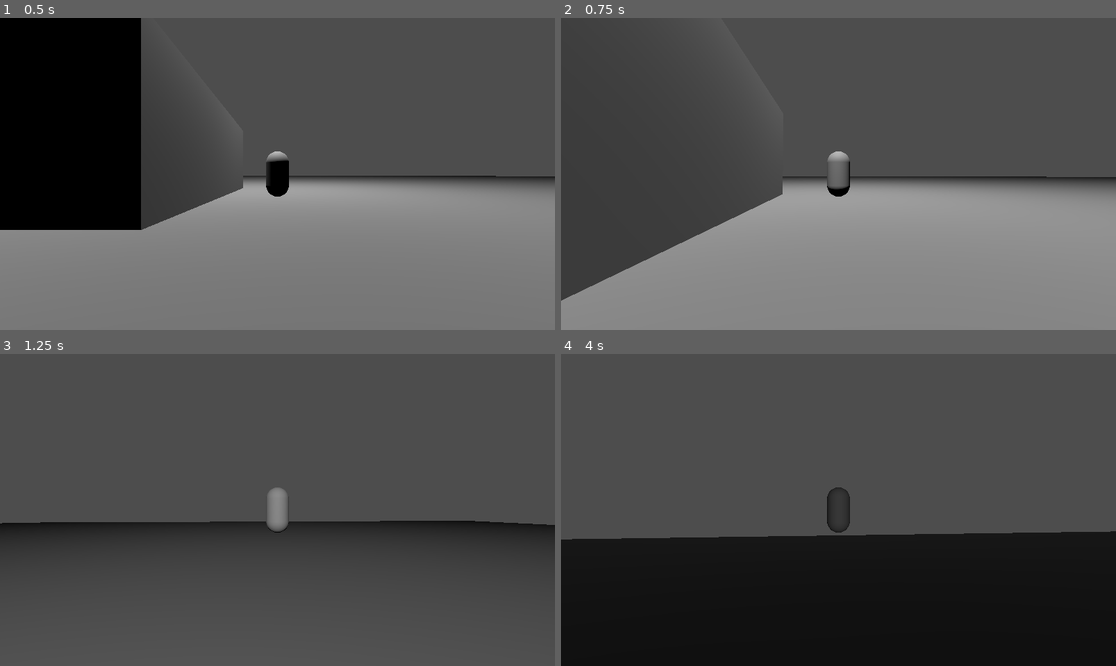
Above: before the commit, frames 1-4 (two rows, left to right).
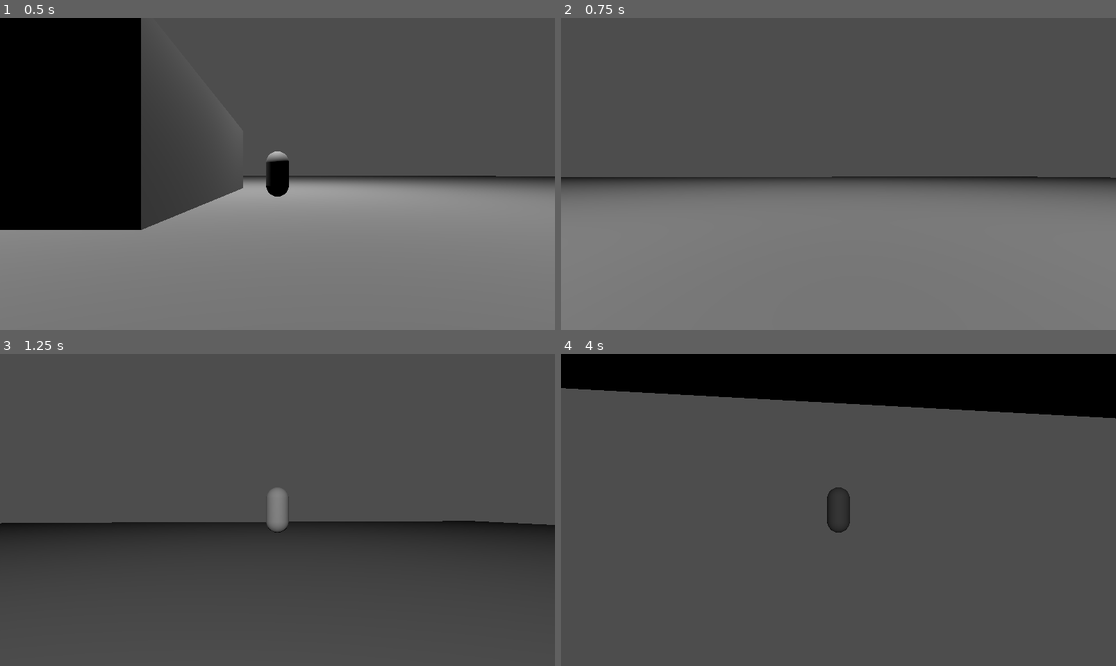
Above: after the commit, the same moments.

Repository: workingSpear/Metapathic
Game: Godot game, scene res://Scenes/test.tscn
Same seed, same stepped clock (60 frames per second), same inputs: the game is played once before the commit and once after it. The project has no main scene, so this scene is started directly.
Inputs (mouse positions are in pixels of both pictures, inside the frame that each line leads up to):
- Up to frame 1 (0.5 s): no input
- Up to frame 2 (0.75 s): tap Enter at 0.5 s; move the mouse to (866, 174) at 0.52 s; hold W (forward) from 0.53 s (still down); hold Ctrl (sprint) from 0.53 s (still down); tap Shift (dive) at 0.6 s
- Up to frame 3 (1.25 s): keep holding W (forward); keep holding Ctrl (sprint); tap Space (jump) at 0.77, 1.07 s
- Up to frame 4 (4 s): keep holding W (forward); move the mouse to (810, 510) at 1.27 s; release Ctrl (sprint) at 1.28 s; tap Ctrl (sprint) at 1.35, 3.05 s; tap Space (jump) at 1.52, 1.55, 1.82, 3.02, 3.32, 3.77, 3.8 s; move the mouse to (849, 503) at 2.02 s; hold Space (jump) 2.03-2.78 s; tap Shift (dive) at 2.3, 2.85 s; move the mouse to (832, 516) at 2.77 s; move the mouse to (877, 513) at 3.52 s; hold Ctrl (sprint) from 3.53 s (still down)

Frame 1 is identical in both runs. In frame 2, 17% of the frame differs, in the area x 0-100%, y 42-91%; in frame 3, less than 0.1%; in frame 4, 58%, in the area x 0-100%, y 0-100%.

Commit message:
Implement slide state

Diff:
--- a/Resources/Player States/move_state.tres
+++ b/Resources/Player States/move_state.tres
@@ -25,4 +25,10 @@
 dive_time = 0.2
 dive_speed_min = 30.0
 dive_speed_boost = 20.0
+slide_move_speed_decay = 0.995
+slide_gravity_multiplier = 1.0
+slide_speed_min = 40.0
+slide_speed_boost = 10.0
+slide_jump_speed_boost = 20.0
+slide_slerp_rate = 0.1
 metadata/_custom_type_script = "uid://b1ydx7ror70hj"
--- a/Scenes/player.tscn
+++ b/Scenes/player.tscn
@@ -9,6 +9,7 @@
 [ext_resource type="Script" uid="uid://ceh74nd0nrk6a" path="res://Scripts/Player/States/fall.gd" id="7_h4iuc"]
 [ext_resource type="Script" uid="uid://bv8tqsq3u5ugs" path="res://Scripts/Player/States/dive.gd" id="8_fd4e3"]
 [ext_resource type="Script" uid="uid://cb1vrs51wlmxm" path="res://Scripts/Player/player_move_input_component.gd" id="9_qqcod"]
+[ext_resource type="Script" uid="uid://c1hcfet7aapu" path="res://Scripts/Player/States/slide.gd" id="9_tx1dd"]
 
 [sub_resource type="CapsuleShape3D" id="CapsuleShape3D_lc1oi"]
 
@@ -54,7 +55,6 @@
 
 [node name="Move" type="Node" parent="MoveStateMachine"]
 script = ExtResource("5_ukyrk")
-rotation_speed = 8.0
 
 [node name="Jump" type="Node" parent="MoveStateMachine"]
 script = ExtResource("6_7dp3o")
@@ -65,6 +65,10 @@
 [node name="Dive" type="Node" parent="MoveStateMachine"]
 script = ExtResource("8_fd4e3")
 
+[node name="Slide" type="Node" parent="MoveStateMachine"]
+script = ExtResource("9_tx1dd")
+metadata/_custom_type_script = "uid://c1hcfet7aapu"
+
 [node name="PlayerMoveInputComponent" type="Node" parent="."]
 script = ExtResource("9_qqcod")
 
--- a/Scripts/Player/States/dive.gd
+++ b/Scripts/Player/States/dive.gd
@@ -65,6 +65,8 @@
 	parent_obj.move_and_slide()
 
 	if parent_obj.is_on_floor():
+		if move_component.get_input_slide_hold():
+			return Slide.state_name
 		if move_direction.is_zero_approx() and parent_obj.velocity.is_zero_approx():
 			return Idle.state_name
 		return Move.state_name
--- a/Scripts/Player/States/fall.gd
+++ b/Scripts/Player/States/fall.gd
@@ -26,6 +26,8 @@
 	parent_obj.move_and_slide()
 
 	if parent_obj.is_on_floor():
+		if move_component.get_input_slide_hold():
+			return Slide.state_name
 		if move_direction.is_zero_approx() and parent_obj.velocity.is_zero_approx():
 			return Idle.state_name
 		return Move.state_name
--- a/Scripts/Player/States/idle.gd
+++ b/Scripts/Player/States/idle.gd
@@ -28,4 +28,8 @@
 
 	if !parent_obj.is_on_floor():
 		return Fall.state_name
+
+	if move_component.get_input_slide_hold():
+		return Slide.state_name
+
 	return ""
--- a/Scripts/Player/States/jump.gd
+++ b/Scripts/Player/States/jump.gd
@@ -31,6 +31,8 @@
 	parent_obj.move_and_slide()
 
 	if parent_obj.is_on_floor():
+		if move_component.get_input_slide_hold():
+			return Slide.state_name
 		if move_direction != Vector3.ZERO:
 			return Move.state_name
 		return Idle.state_name
--- a/Scripts/Player/States/move.gd
+++ b/Scripts/Player/States/move.gd
@@ -3,7 +3,7 @@
 
 static var state_name: String = "Move"
 
-@export var rotation_speed: float
+@export var mesh_rotation_speed: float
 
 
 func get_state_name() -> String:
@@ -28,7 +28,7 @@
 	parent_obj.move_and_slide()
 
 	var target_rot = atan2(move_direction.x, move_direction.z) - parent_obj.rotation.y
-	mesh_holder.rotation.y = lerp_angle(mesh_holder.rotation.y, target_rot, rotation_speed)
+	mesh_holder.rotation.y = lerp_angle(mesh_holder.rotation.y, target_rot, mesh_rotation_speed)
 
 	if move_direction.is_zero_approx() and parent_obj.velocity.is_zero_approx():
 		return Idle.state_name
@@ -39,6 +39,9 @@
 	if move_component.get_input_jump_press() and parent_obj.is_on_floor():
 		return Jump.state_name
 
+	if move_component.get_input_slide_hold():
+		return Slide.state_name
+
 	return ""
 
 
--- /dev/null
+++ b/Scripts/Player/States/slide.gd
@@ -0,0 +1,88 @@
+class_name Slide
+extends MoveState
+
+static var state_name: String = "Slide"
+
+@export var rotation_speed: float
+
+
+func get_state_name() -> String:
+	return state_name
+
+
+func enter() -> void:
+	super()
+
+	# Get the horizontal move direction at the start of the slide.
+	var init_direction: Vector3 = move_component.get_input_move_direction()
+	init_direction = init_direction.rotated(Vector3.UP, move_component.get_input_move_rotation())
+	# If the player is not moving, manually set the initial direction
+	# as the local forward direction.
+	if init_direction.is_zero_approx():
+		init_direction = Vector3.FORWARD.rotated(Vector3.UP, move_component.get_input_move_rotation())
+	init_direction.y = 0.0
+	init_direction = init_direction.normalized()
+
+	# Get the horizontal speed of the slide.
+	# Has a minimum speed, plus the slide speed boost.
+	var init_horizontal_velocity: Vector3 = parent_obj.velocity
+	init_horizontal_velocity.y = 0.0
+	var init_speed: float = init_horizontal_velocity.length()
+	init_speed = maxf(move_data.slide_speed_min, init_speed)
+	init_speed += move_data.slide_speed_boost
+
+	parent_obj.velocity = init_direction * init_speed
+
+
+func process_physics(delta: float) -> String:
+	# Apply drag on the velocity.
+	parent_obj.velocity *= move_data.slide_move_speed_decay
+
+	# Get the horizontal move direction.
+	var move_direction: Vector3 = move_component.get_input_move_direction()
+	move_direction = move_direction.rotated(Vector3.UP, move_component.get_input_move_rotation())
+	# If the player is not moving, manually set the initial direction
+	# as the local forward direction.
+	if move_direction.is_zero_approx():
+		move_direction = Vector3.FORWARD.rotated(Vector3.UP, move_component.get_input_move_rotation())
+	move_direction.y = parent_obj.velocity.y
+	move_direction = move_direction.normalized() * parent_obj.velocity.length()
+
+	# Rotate the current velocity towards the target direction.
+	var angle_to: float = parent_obj.velocity.angle_to(move_direction)
+	if not is_zero_approx(angle_to):
+		parent_obj.velocity = parent_obj.velocity.slerp(
+			move_direction,
+			move_data.slide_slerp_rate,
+		)
+
+	parent_obj.velocity.y -= gravity * move_data.move_gravity_multiplier * delta
+	parent_obj.move_and_slide()
+
+	var target_rot: float = atan2(move_direction.x, move_direction.z) - parent_obj.rotation.y
+	mesh_holder.rotation.y = lerp_angle(mesh_holder.rotation.y, target_rot, rotation_speed)
+
+	if not move_component.get_input_slide_hold():
+		if move_direction.is_zero_approx() and parent_obj.velocity.is_zero_approx():
+			return Idle.state_name
+		return Move.state_name
+
+	if parent_obj.velocity.is_zero_approx():
+		return Idle.state_name
+
+	if parent_obj.velocity.length() < move_data.move_speed:
+		return Move.state_name
+
+	if !parent_obj.is_on_floor():
+		return Fall.state_name
+
+	if move_component.get_input_jump_press() and parent_obj.is_on_floor():
+		var exit_speed: float = parent_obj.velocity.length() + move_data.slide_jump_speed_boost
+		parent_obj.velocity = parent_obj.velocity.normalized() * exit_speed
+		return Jump.state_name
+
+	return ""
+
+
+func get_move_speed() -> float:
+	return move_data.move_speed_sprint if move_component.get_input_sprint_hold() else move_data.move_speed
--- a/Scripts/Player/player_move_input_component.gd
+++ b/Scripts/Player/player_move_input_component.gd
@@ -34,5 +34,9 @@
 	return Input.is_action_just_pressed("dive")
 
 
+func get_input_slide_hold() -> bool:
+	return Input.is_action_pressed("slide")
+
+
 func _on_camera_holder_set_cam_rotation(rotation: float) -> void:
 	camera_rotation = rotation
--- a/Scripts/Resource Formats/move_state_data.gd
+++ b/Scripts/Resource Formats/move_state_data.gd
@@ -27,3 +27,10 @@
 @export var dive_time: float
 @export var dive_speed_min: float
 @export var dive_speed_boost: float
+@export_group("Slide State", "slide_")
+@export var slide_move_speed_decay: float
+@export var slide_gravity_multiplier: float
+@export var slide_speed_min: float
+@export var slide_speed_boost: float
+@export var slide_jump_speed_boost: float
+@export_range(0, 1, 0.01) var slide_slerp_rate: float
--- a/Scripts/States/move_input_component.gd
+++ b/Scripts/States/move_input_component.gd
@@ -13,7 +13,7 @@
 ## an enemy might receive inputs from pathfinding.
 
 
-## Returns a normalized Vector3 indicating the character's target move
+## Returns a Vector3 indicating the character's target move
 ## direction, or Vector3.ZERO if there is no input.
 func get_input_move_direction() -> Vector3:
 	return Vector3.ZERO
@@ -39,5 +39,11 @@
 	return false
 
 
+## Returns a boolean indicating if the character wants to dive.
 func get_input_dive_press() -> bool:
 	return false
+
+
+## Returns a boolean indicating if the character is holding slide.
+func get_input_slide_hold() -> bool:
+	return false
--- a/project.godot
+++ b/project.godot
@@ -55,6 +55,11 @@
 "events": [Object(InputEventKey,"resource_local_to_scene":false,"resource_name":"","device":0,"window_id":0,"alt_presse …(194 unchanged characters)…
 ]
 }
+slide={
+"deadzone": 0.2,
+"events": [Object(InputEventKey,"resource_local_to_scene":false,"resource_name":"","device":-1,"window_id":0,"alt_pressed":false,"shift_pressed":false,"ctrl_pressed":false,"meta_pressed":false,"pressed":false,"keycode":0,"physical_keycode":4194325,"key_label":0,"unicode":0,"location":1,"echo":false,"script":null)
+]
+}
 
 [physics]
 
Not shown: 1 places in Scenes/player.tscn that only renumber resources
Not shown, added: Scripts/Player/States/slide.gd.uid
